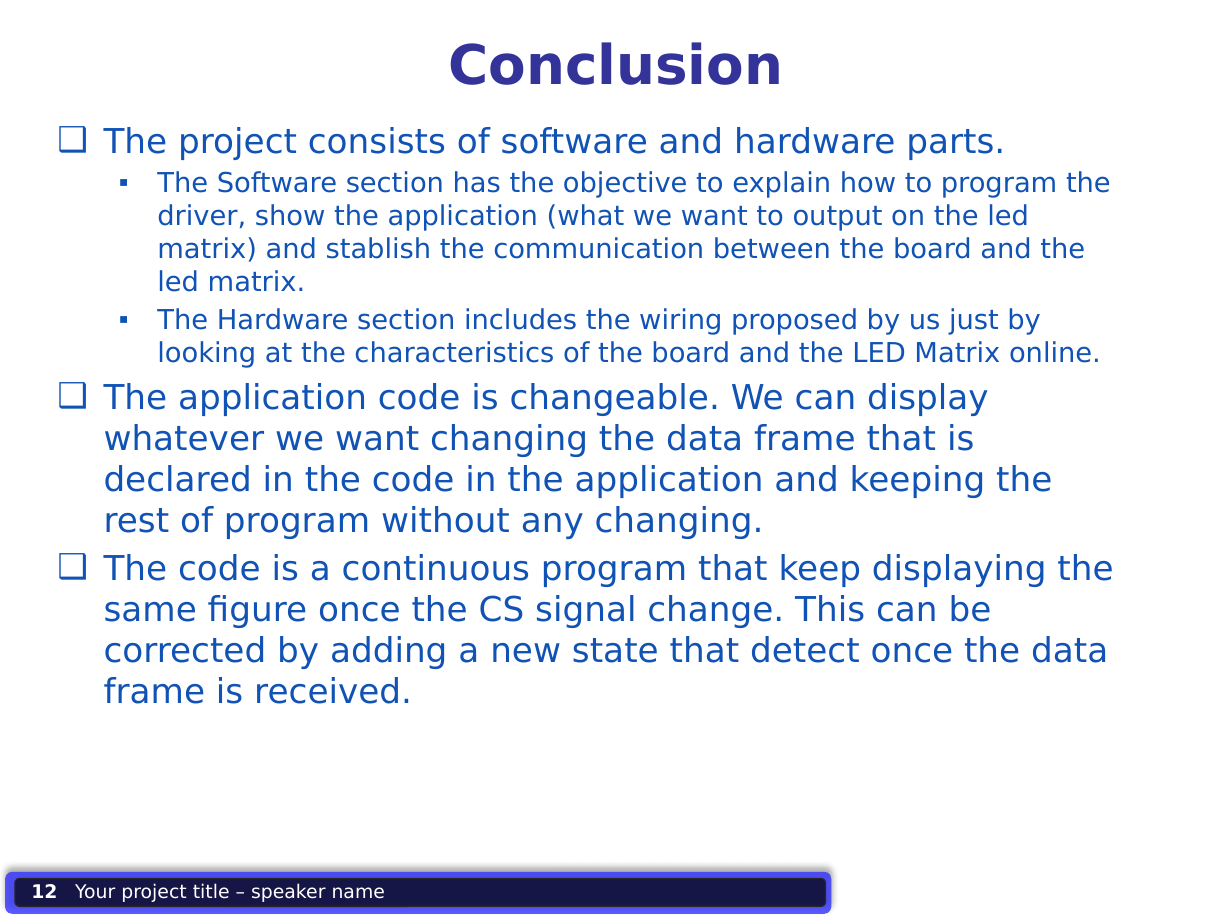
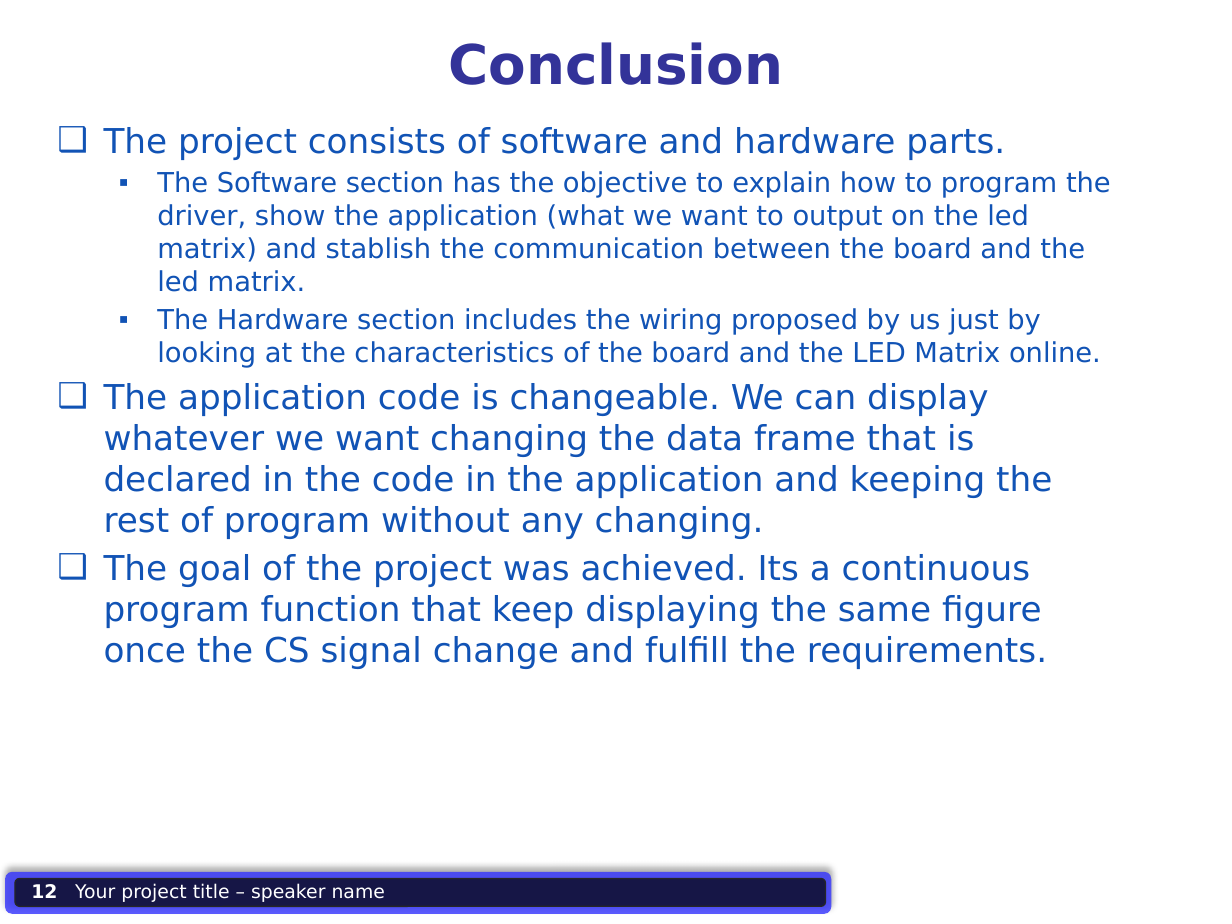
Before and after one commit to CharlyTQ/Max7219_Tutorial_FPGA, a slide deck: slide 12 of Presentation_LEDMatrix.pptx. Drawn at 1232x924 pixels with LibreOffice and Linux fonts; fonts in the diff are those of the drawing; background and template pictures are left out. Boxes give left, top, right and bottom in pixels: in the first picture for what was removed or moved away, otherwise in the second. Text is boxed around its words. In the diff, an @@ line names an element or a change of style, - is before the commit and + after.

Commit message:
Minor Tweaks Report and Presentation

```diff
--- a/Presentation_LEDMatrix.pptx
+++ b/Presentation_LEDMatrix.pptx
@@ text at (104,554,1047,669): text changed @@
-❑ The code is a continuous program that keep displaying the same figure once the CS signal change. This can be corrected by adding a new state that detect once the data frame is received.
+❑ The goal of the project was achieved. Its a continuous program function that keep displaying the same figure once the CS signal change and fulfill the requirements.
```
Also in this commit, not shown: 1 other file.
